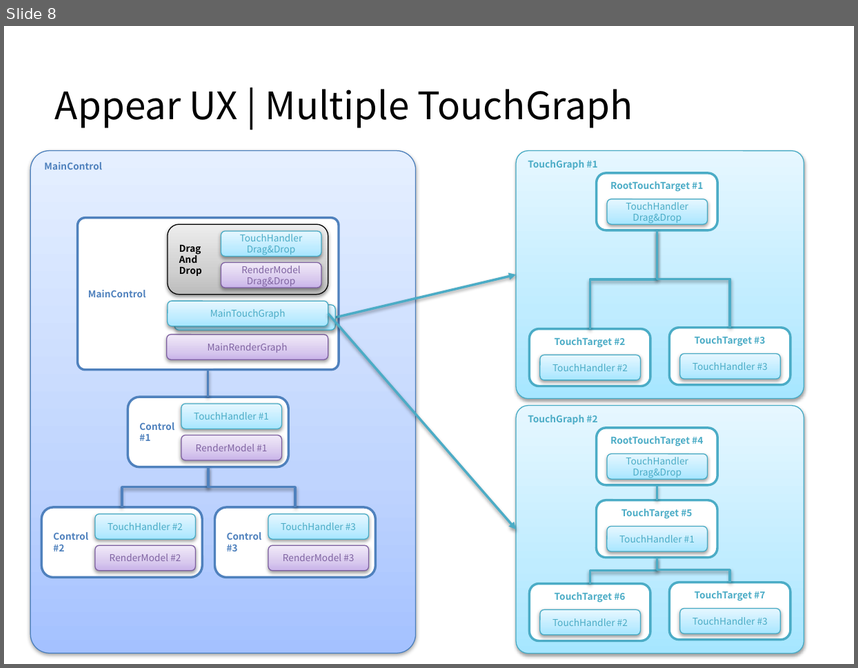
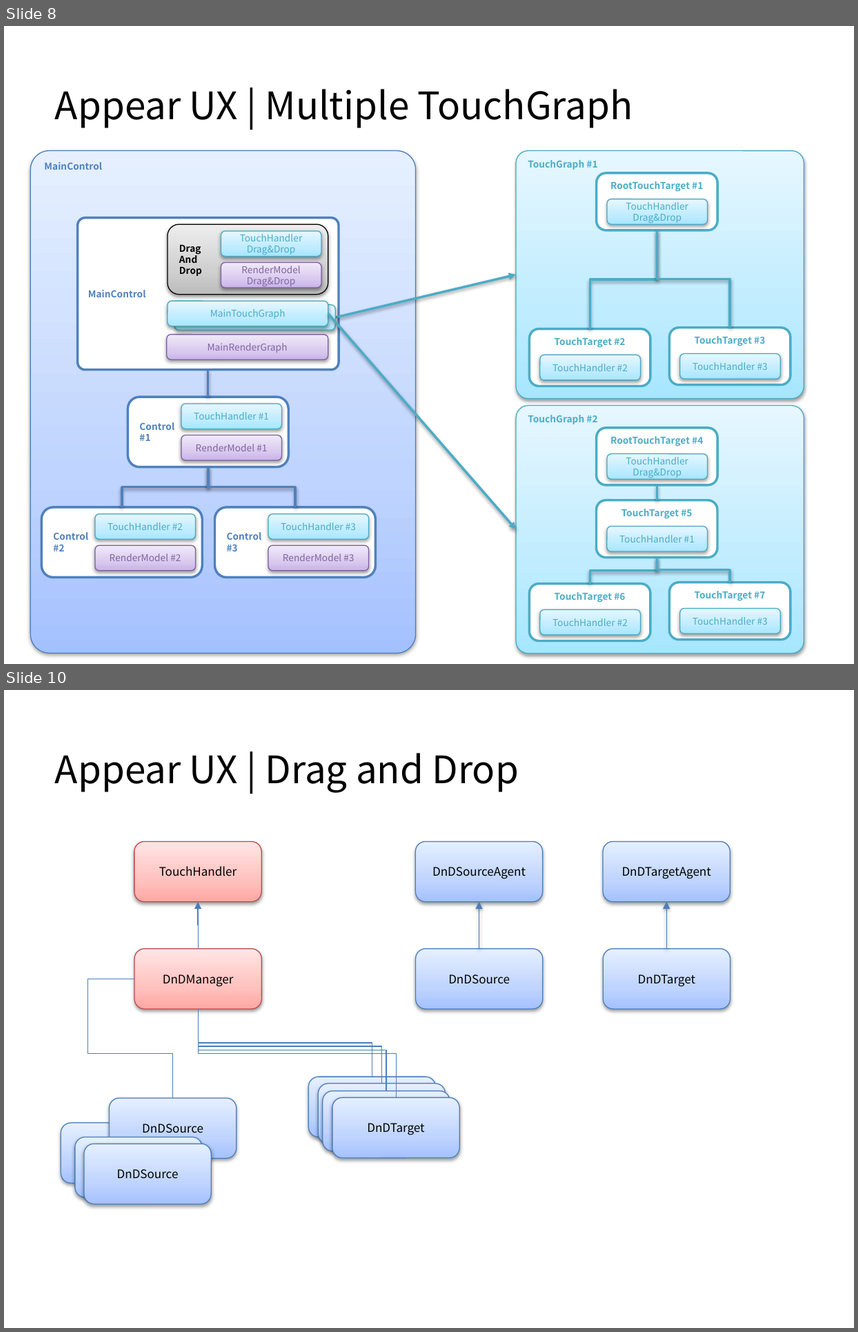
Before and after one commit to Raftel/Storygraph, a slide deck: Storygraph/docs/Appear UX + Storygraph.pptx. Shown one above the other, each under a label of ours: slide 8 before the commit, slides 8 and 10 after it; the slides between them are not shown. The pictures are 858x668 and 858x1332 pixels, drawn with LibreOffice and Linux fonts; fonts in the diff are those of the drawing. Boxes give left, top, right and bottom in pixels: in the first picture for what was removed or moved away, otherwise in the second. Text is boxed around its words. In the diff, an @@ line names an element or a change of style, - is before the commit and + after.

Commit message:
Gesture 및 Drag and Drop 컨셉관련 문서 추가.

```diff
--- a/Storygraph/docs/Appear UX + Storygraph.pptx
+++ b/Storygraph/docs/Appear UX + Storygraph.pptx
@@ slide 10 added at <box>4,690,854,1328</box>, background #FFFFFF @@
@@ title added at <box>55,753,519,793</box>, 32 pt, text #000000 @@
+Appear UX | Drag and Drop
@@ rounded rectangle added at <box>134,841,261,902</box>, fill gradient #FFA6A5 to #FFC0BF to #FFE7E7, outline #BF4C48 0.75 pt, 10 pt, text #000000 @@
+TouchHandler
@@ rounded rectangle added at <box>415,841,543,902</box>, fill gradient #A4C4FF to #BFD4FF to #E6EEFF, outline #4B7EBC 0.75 pt, 10 pt, text #000000 @@
+DnDSourceAgent
@@ rounded rectangle added at <box>604,841,731,902</box>, fill gradient #A4C4FF to #BFD4FF to #E6EEFF, outline #4B7EBC 0.75 pt, 10 pt, text #000000 @@
+DnDTargetAgent
@@ elbow arrow added from (198, 949) to (198, 902), #4B7EBC 0.75 pt @@
@@ elbow arrow added from (479, 949) to (479, 902), #4B7EBC 0.75 pt @@
@@ elbow arrow added from (667, 949) to (666, 902), #4B7EBC 0.75 pt @@
@@ rounded rectangle added at <box>135,949,263,1009</box>, fill gradient #FFA6A5 to #FFC0BF to #FFE7E7, outline #BF4C48 0.75 pt, 10 pt, text #000000 @@
+DnDManager
@@ rounded rectangle added at <box>415,949,543,1009</box>, fill gradient #A4C4FF to #BFD4FF to #E6EEFF, outline #4B7EBC 0.75 pt, 10 pt, text #000000 @@
+DnDSource
@@ rounded rectangle added at <box>604,949,731,1009</box>, fill gradient #A4C4FF to #BFD4FF to #E6EEFF, outline #4B7EBC 0.75 pt, 10 pt, text #000000 @@
+DnDTarget
@@ elbow line added from (173, 1098) to (135, 979), #4B7EBC 0.75 pt @@
@@ elbow line added from (198, 1009) to (372, 1077), #4B7EBC 0.75 pt @@
@@ elbow line added from (198, 1009) to (381, 1083), #4B7EBC 0.75 pt @@
@@ elbow line added from (198, 1009) to (386, 1090), #4B7EBC 0.75 pt @@
@@ elbow line added from (198, 1009) to (396, 1097), #4B7EBC 0.75 pt @@
@@ rounded rectangle added at <box>308,1077,436,1137</box>, fill gradient #A4C4FF to #BFD4FF to #E6EEFF, outline #4B7EBC 0.75 pt @@
@@ rounded rectangle added at <box>110,1098,237,1159</box>, fill gradient #A4C4FF to #BFD4FF to #E6EEFF, outline #4B7EBC 0.75 pt, 10 pt, text #000000 @@
+DnDSource
@@ rounded rectangle added at <box>319,1083,446,1144</box>, fill gradient #A4C4FF to #BFD4FF to #E6EEFF, outline #4B7EBC 0.75 pt @@
@@ rounded rectangle added at <box>323,1090,450,1151</box>, fill gradient #A4C4FF to #BFD4FF to #E6EEFF, outline #4B7EBC 0.75 pt, 10 pt, text #000000 @@
+DnDTarget
@@ rounded rectangle added at <box>332,1097,459,1158</box>, fill gradient #A4C4FF to #BFD4FF to #E6EEFF, outline #4B7EBC 0.75 pt, 10 pt, text #000000 @@
+DnDTarget
@@ rounded rectangle added at <box>61,1123,188,1183</box>, fill gradient #A4C4FF to #BFD4FF to #E6EEFF, outline #4B7EBC 0.75 pt, 10 pt, text #000000 @@
+DnDSource
@@ rounded rectangle added at <box>75,1137,203,1198</box>, fill gradient #A4C4FF to #BFD4FF to #E6EEFF, outline #4B7EBC 0.75 pt, 10 pt, text #000000 @@
+DnDSource
@@ rounded rectangle added at <box>84,1143,212,1203</box>, fill gradient #A4C4FF to #BFD4FF to #E6EEFF, outline #4B7EBC 0.75 pt, 10 pt, text #000000 @@
+DnDSource
```
Also in this commit, not shown: 2 slides changed, 9 other slides added.
